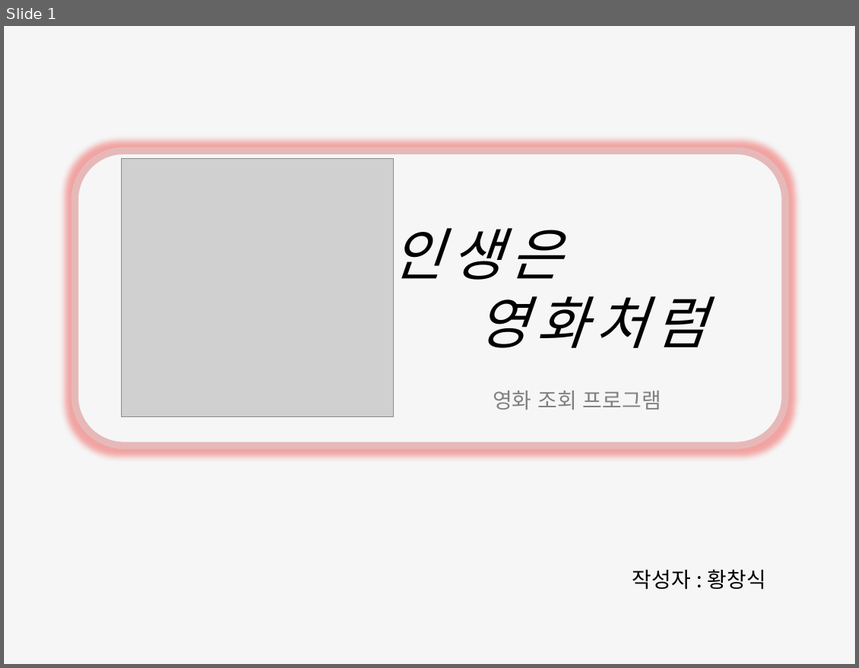
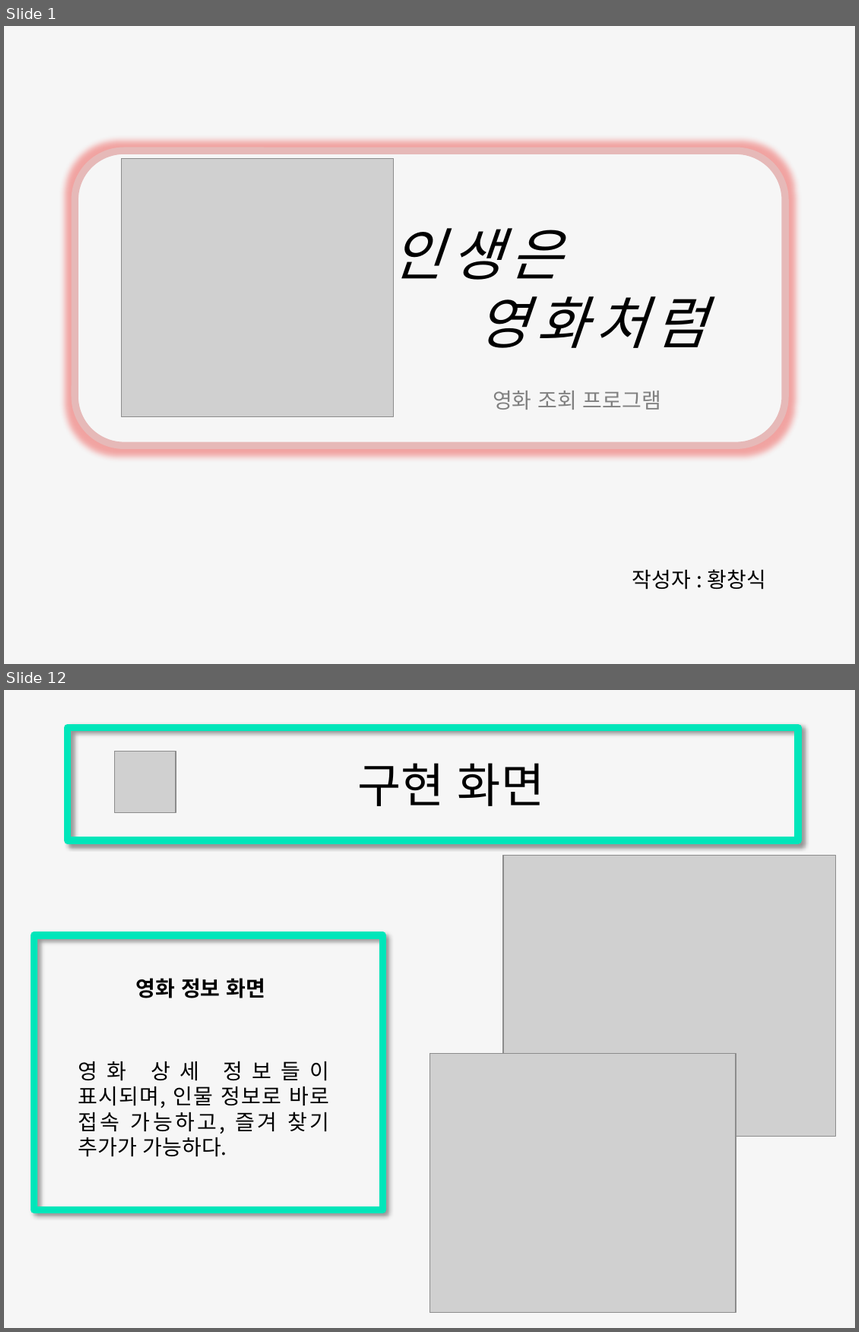
Before and after one commit to Yorgos7784/SW_Lesson, a slide deck: Portfolio/ppt/movieProgram.pptx. Shown one above the other, each under a label of ours: slide 1 before the commit, slides 1 and 12 after it; the slides between them are not shown. The pictures are 859x668 and 859x1332 pixels, drawn with LibreOffice and Linux fonts; fonts in the diff are those of the drawing; grey boxes stand for pictures. Boxes give left, top, right and bottom in pixels: in the first picture for what was removed or moved away, otherwise in the second. Text is boxed around its words. In the diff, an @@ line names an element or a change of style, - is before the commit and + after.

```diff
--- a/Portfolio/ppt/movieProgram.pptx
+++ b/Portfolio/ppt/movieProgram.pptx
@@ slide 12 added at (4,690,855,1328), background #F6F6F6 @@
@@ rectangle added at (68,727,798,840), outline #00E6BA 6 pt @@
@@ picture added at (115,752,176,812) @@
@@ text added at (357,763,544,806), 40 pt, text #000000 @@
+구현 화면
@@ picture added at (503,855,835,1137) @@
@@ rectangle added at (34,935,382,1210), outline #00E6BA 6 pt @@
@@ text added at (136,978,265,999), 18 pt, text #000000, bold @@
+영화 정보 화면
@@ picture added at (430,1053,736,1313) @@
@@ text added at (78,1062,330,1157), 18 pt, text #000000 @@
+영화 상세 정보들이 표시되며, 인물 정보로 바로 접속 가능하고, 즐겨 찾기 추가가 가능하다.
```
Also in this commit, not shown: 6 slides changed, 7 other slides added, 20 other files.
